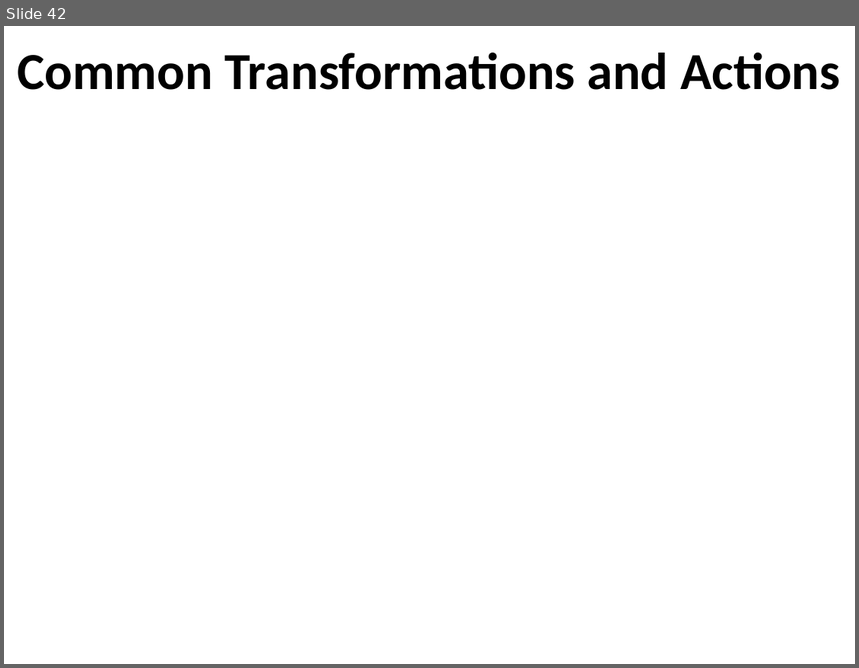
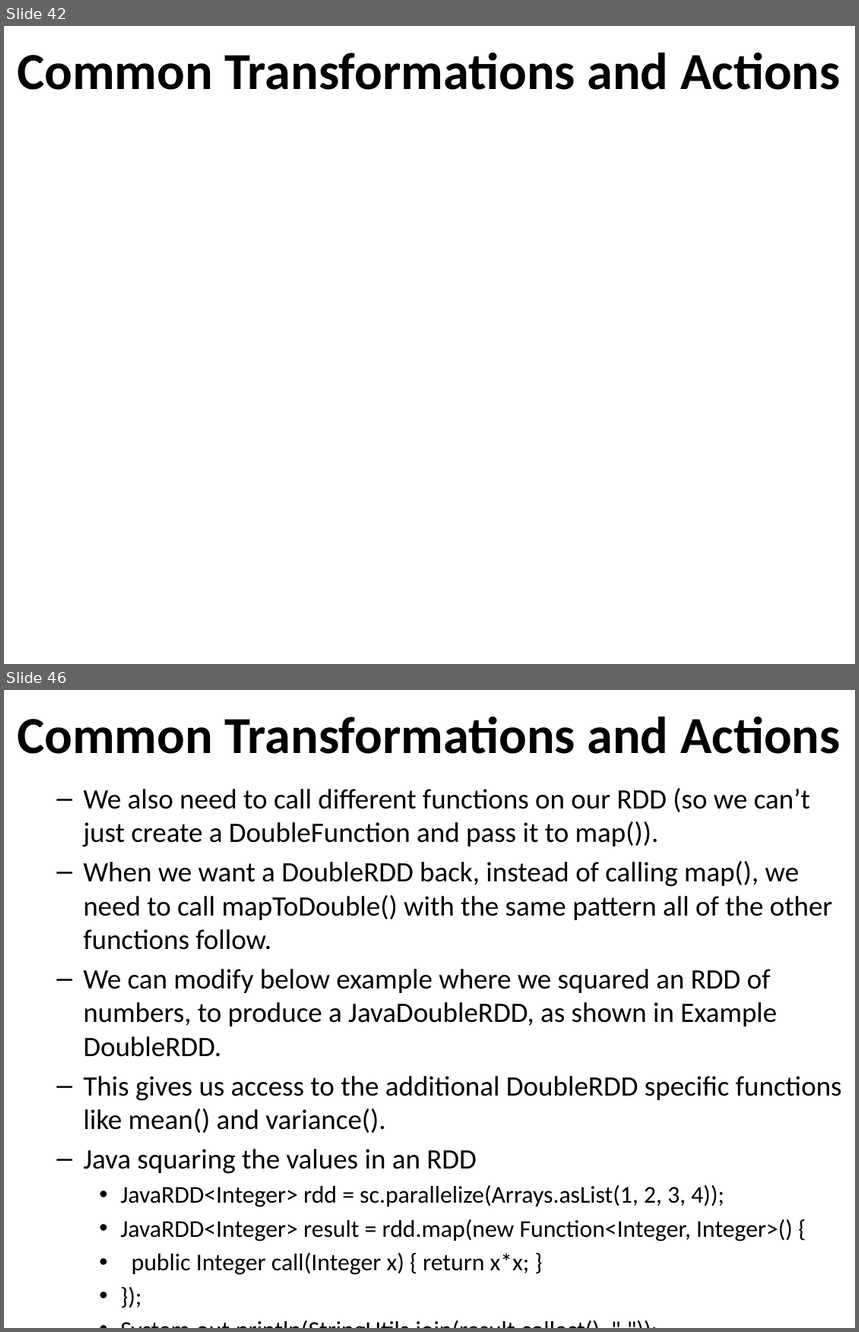
Before and after one commit to email2dorababu/SCALA_Reading, a slide deck: Spark_PPT/Spark_Learning_Spark_part2.pptx. Shown one above the other, each under a label of ours: slide 42 before the commit, slides 42 and 46 after it; the slides between them are not shown. The pictures are 859x668 and 859x1332 pixels, drawn with LibreOffice and Linux fonts; fonts in the diff are those of the drawing; background and template pictures are left out. Boxes give left, top, right and bottom in pixels: in the first picture for what was removed or moved away, otherwise in the second. Text is boxed around its words. In the diff, an @@ line names an element or a change of style, - is before the commit and + after.

```diff
--- a/Spark_PPT/Spark_Learning_Spark_part2.pptx
+++ b/Spark_PPT/Spark_Learning_Spark_part2.pptx
@@ slide 46 added at (x1=4, y1=690, x2=855, y2=1328), background #FFFFFF @@
@@ title added at (x1=17, y1=717, x2=841, y2=754), 44 pt, text #000000, bold @@
+Common Transformations and Actions
@@ text added at (x1=83, y1=788, x2=842, y2=1275), 23.8 pt, text #000000 @@
+  – We also need to call different functions on our RDD (so we can’t just create a DoubleFunction and pass it to map()).
+  – When we want a DoubleRDD back, instead of calling map(), we need to call mapToDouble() with the same pattern all of the other functions follow.
+  – We can modify below example where we squared an RDD of numbers, to produce a JavaDoubleRDD, as shown in Example DoubleRDD.
+  – This gives us access to the additional DoubleRDD specific functions like mean() and variance().
+  – Java squaring the values in an RDD
+    • JavaRDD<Integer> rdd = sc.parallelize(Arrays.asList(1, 2, 3, 4));
+    • JavaRDD<Integer> result = rdd.map(new Function<Integer, Integer>() {
+    • public Integer call(Integer x) { return x*x; }
+    • });
+    • System.out.println(StringUtils.join(result.collect(), ","));
+  – Modified as shown in example on next page:
```
Also in this commit, not shown: 1 slide changed, 7 other slides added, 1 other file.
